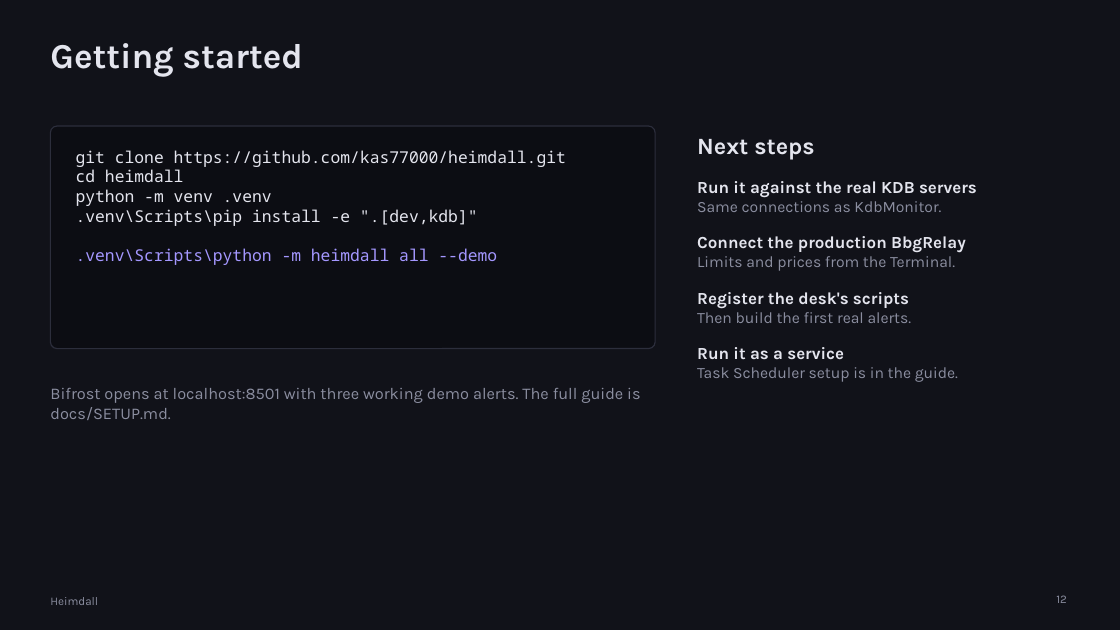
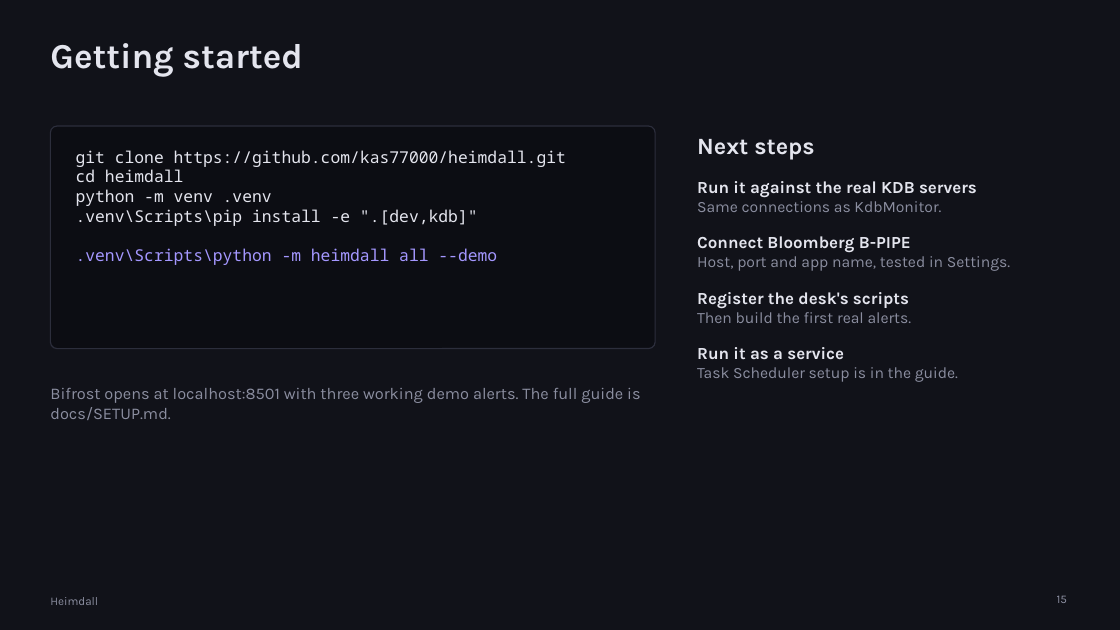
Before and after one commit to kas77000/heimdall, a slide deck: slide 15 of docs/presentation/Heimdall.pptx (slide 12 before the commit). Drawn at 1120x630 pixels with LibreOffice and Linux fonts; fonts in the diff are those of the drawing. Boxes give left, top, right and bottom in pixels: in the first picture for what was removed or moved away, otherwise in the second. Text is boxed around its words. In the diff, an @@ line names an element or a change of style, - is before the commit and + after.

```diff
--- a/docs/presentation/Heimdall.pptx
+++ b/docs/presentation/Heimdall.pptx
@@ text at bbox=[697, 236, 1010, 271]: text changed @@
-Connect the production BbgRelay
-Limits and prices from the Terminal.
+Connect Bloomberg B-PIPE
+Host, port and app name, tested in Settings.
@@ page number at bbox=[1057, 595, 1067, 603]: text changed @@
-12
+15
```
Also in this commit, not shown: 4 other slides changed, 3 slides added, 27 other files.
